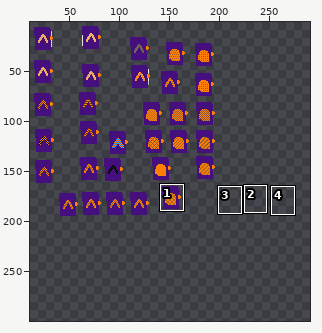
A pixel-art file gets an edit: notes/solid_pattern_ideas.aseprite. Above, an overview of the earlier version with the close-up marked.
Close-up. First the earlier version:
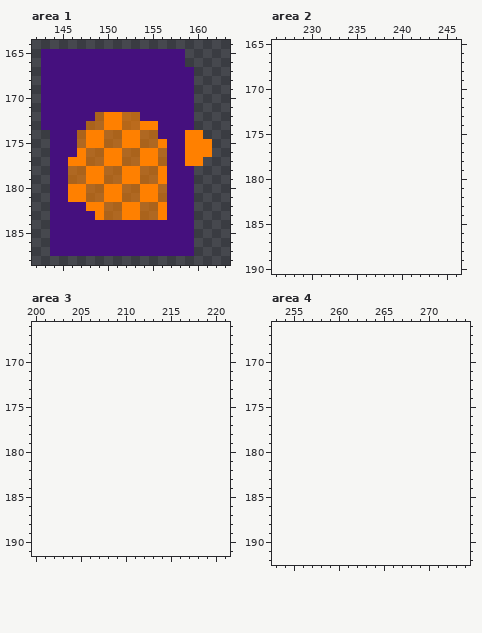
200x200 pixels, 1 frame. Colours within 5 levels of each other are drawn and written as one. Shown: area 1: x 142..163, y 164..188; area 2: x 226..246, y 165..190; area 3: x 200..221, y 166..191; area 4: x 253..274, y 166..192. The old version is drawn lined up with the new one, on the new canvas. The wide view leaves out empty margins. The commit also changed other parts of the picture, which this record leaves out.
Once edited:
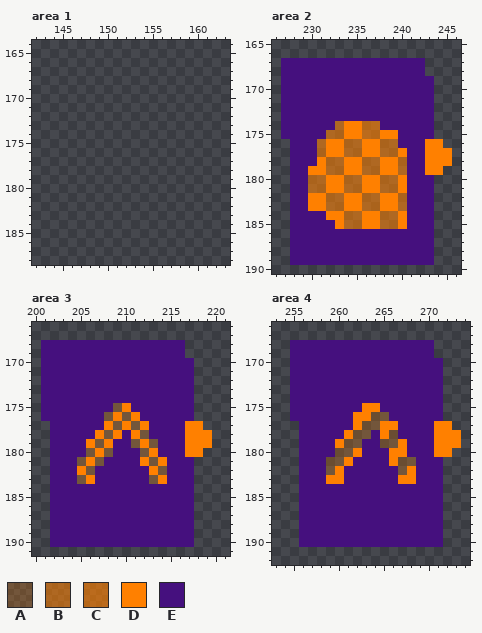
Palette (. is transparent): A #ff80003e  B #ff800091  C #ff8000a1  D #ff8000  E #45107e
From old to new:
canvas 200x200 -> 300x300
Changed rows in their new state; - is an unchanged pixel.
Area 1:
first column x 143:
165 ................---
166 ................---
167 .................--
168 .................--
169 .................--
170 .................--
171 .................--
172 .................--
173 .................--
174 -.................-
175 -..................
176 -..................
177 -.................-
178 -................--
179 -................--
180 -................--
181 -................--
182 -................--
183 -................--
184 -................--
185 -................--
186 -................--
187 -................--
Area 2:
first column x 227:
167 EEEEEEEEEEEEEEEE---
168 EEEEEEEEEEEEEEEE---
169 EEEEEEEEEEEEEEEEE--
170 EEEEEEEEEEEEEEEEE--
171 EEEEEEEEEEEEEEEEE--
172 EEEEEEEEEEEEEEEEE--
173 EEEEEEEEEEEEEEEEE--
174 EEEEEEBDDCCEEEEEE--
175 EEEEEBBDDCCDDEEEE--
176 -EEEBDDBBDDBBEEEDD-
177 -EEEBDDBBDDBBDEEDDD
178 -EEEDBBDDBBDDBEEDDD
179 -EEDDBBDDBBDDBEEDD-
180 -EEBBDDBBDDBBDEEE--
181 -EEBBDDBBDDBBDEEE--
182 -EEDDBBDDBBDDBEEE--
183 -EEDDBBDDBBDDBEEE--
184 -EEEEDDBBDDBBDEEE--
185 -EEEEEDBBDDBBDEEE--
186 -EEEEEEEEEEEEEEEE--
187 -EEEEEEEEEEEEEEEE--
188 -EEEEEEEEEEEEEEEE--
189 -EEEEEEEEEEEEEEEE--
Area 3:
first column x 201:
168 EEEEEEEEEEEEEEEE---
169 EEEEEEEEEEEEEEEE---
170 EEEEEEEEEEEEEEEEE--
171 EEEEEEEEEEEEEEEEE--
172 EEEEEEEEEEEEEEEEE--
173 EEEEEEEEEEEEEEEEE--
174 EEEEEEEEEEEEEEEEE--
175 EEEEEEEEADEEEEEEE--
176 EEEEEEEADADEEEEEE--
177 -EEEEEEDADADEEEEDD-
178 -EEEEEDADEDAEEEEDDD
179 -EEEEDADEEADAEEEDDD
180 -EEEEADAEEEADEEEDD-
181 -EEEADAEEEEDADEEE--
182 -EEEDAEEEEEEDAEEE--
183 -EEEADEEEEEEADEEE--
184 -EEEEEEEEEEEEEEEE--
185 -EEEEEEEEEEEEEEEE--
186 -EEEEEEEEEEEEEEEE--
187 -EEEEEEEEEEEEEEEE--
188 -EEEEEEEEEEEEEEEE--
189 -EEEEEEEEEEEEEEEE--
190 -EEEEEEEEEEEEEEEE--
Area 4:
first column x 255:
168 EEEEEEEEEEEEEEEE---
169 EEEEEEEEEEEEEEEE---
170 EEEEEEEEEEEEEEEEE--
171 EEEEEEEEEEEEEEEEE--
172 EEEEEEEEEEEEEEEEE--
173 EEEEEEEEEEEEEEEEE--
174 EEEEEEEEEEEEEEEEE--
175 EEEEEEEEDDEEEEEEE--
176 EEEEEEEDDAAEEEEEE--
177 -EEEEEEDAADDEEEEDD-
178 -EEEEEDAAEDAEEEEDDD
179 -EEEEDAAEEAADEEEDDD
180 -EEEEAADEEEDDEEEDD-
181 -EEEAADEEEEDAAEEE--
182 -EEEADEEEEEEADEEE--
183 -EEEDDEEEEEEDDEEE--
184 -EEEEEEEEEEEEEEEE--
185 -EEEEEEEEEEEEEEEE--
186 -EEEEEEEEEEEEEEEE--
187 -EEEEEEEEEEEEEEEE--
188 -EEEEEEEEEEEEEEEE--
189 -EEEEEEEEEEEEEEEE--
190 -EEEEEEEEEEEEEEEE--
Pixel boxes of the changes (left, top, right, bottom) in both close-ups:
erased: (41, 49, 212, 256)
added: (281, 58, 452, 265)
added: (41, 340, 212, 547)
added: (290, 340, 461, 547)
